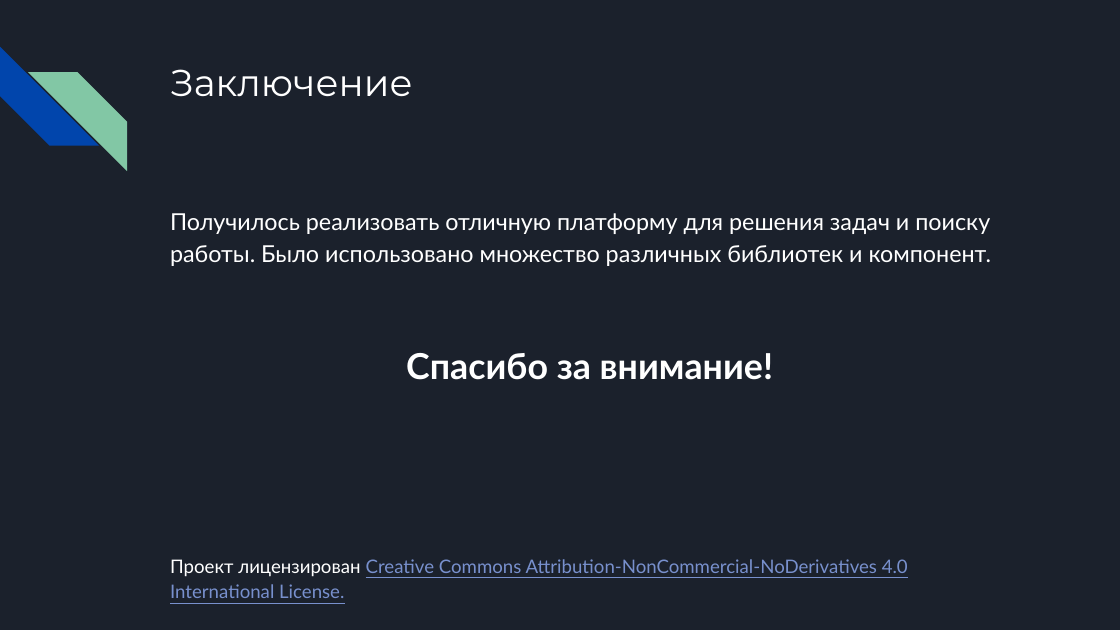
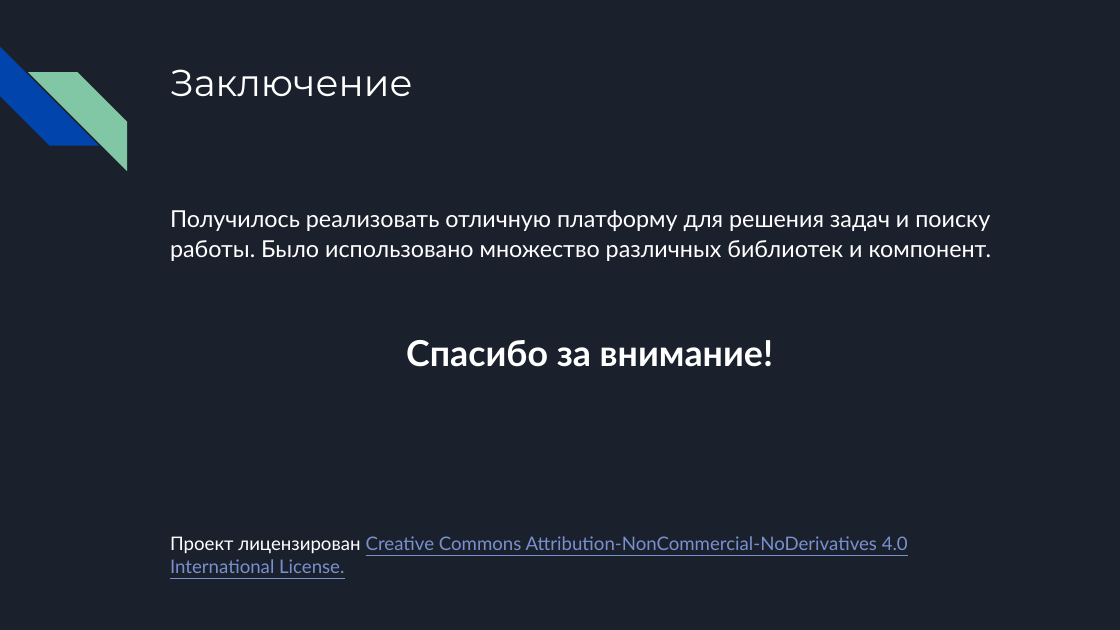
Before and after one commit to spike1236/WnSOJ, a slide deck: slide 11 of presentation_ru.pptx. Drawn at 1120x630 pixels with LibreOffice and Linux fonts; fonts in the diff are those of the drawing. Boxes give left, top, right and bottom in pixels: in the first picture for what was removed or moved away, otherwise in the second. Text is boxed around its words. In the diff, an @@ line names an element or a change of style, - is before the commit and + after.

```diff
--- a/presentation_ru.pptx
+++ b/presentation_ru.pptx
@@ text "Получилось реализовать отличную платформу для ..." at (170, 210, 991, 573): line spacing 1.15 to 1.05 @@
```
Also in this commit, not shown: 2 other slides changed, 3 other files.
